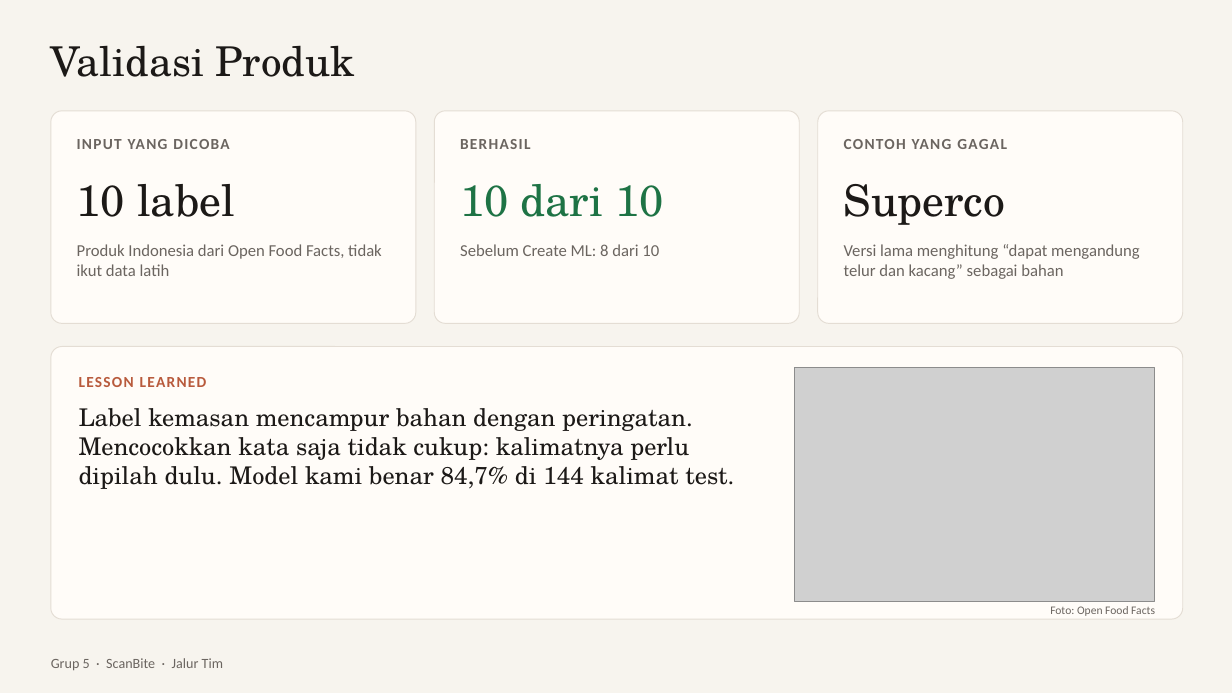
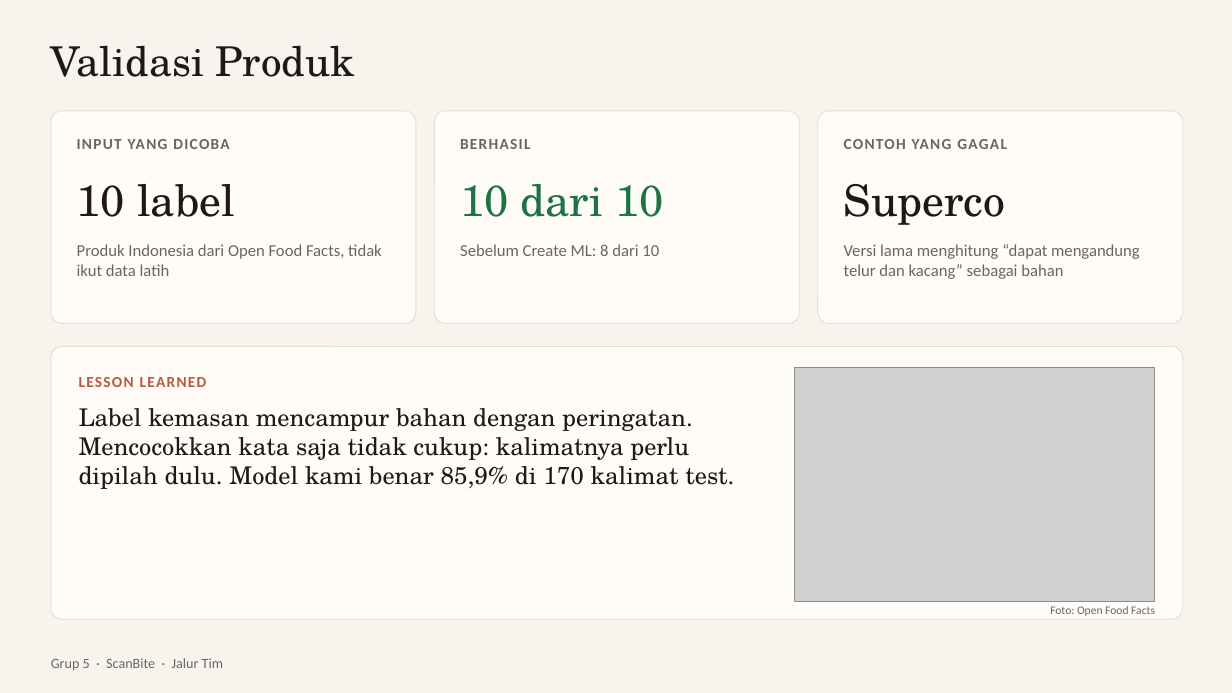
Before and after one commit to dendyramdhan/PantangMakan, a slide deck: slide 11 of presentasi/ScanBite.pptx. Drawn at 1232x693 pixels with LibreOffice and Linux fonts; fonts in the diff are those of the drawing; grey boxes stand for pictures. Boxes give left, top, right and bottom in pixels: in the first picture for what was removed or moved away, otherwise in the second. Text is boxed around its words. In the diff, an @@ line names an element or a change of style, - is before the commit and + after.

Commit message:
Latih ulang dengan kalimat tanpa judul; pengaman tebakan peringatan; test 85,9%

```diff
--- a/presentasi/ScanBite.pptx
+++ b/presentasi/ScanBite.pptx
@@ text at box(79, 408, 734, 489): text changed @@
-Label kemasan mencampur bahan dengan peringatan. Mencocokkan kata saja tidak cukup: kalimatnya perlu dipilah dulu. Model kami benar 84,7% di 144 kalimat test.
+Label kemasan mencampur bahan dengan peringatan. Mencocokkan kata saja tidak cukup: kalimatnya perlu dipilah dulu. Model kami benar 85,9% di 170 kalimat test.
```
Also in this commit, not shown: 1 other slide changed, 16 other files.
